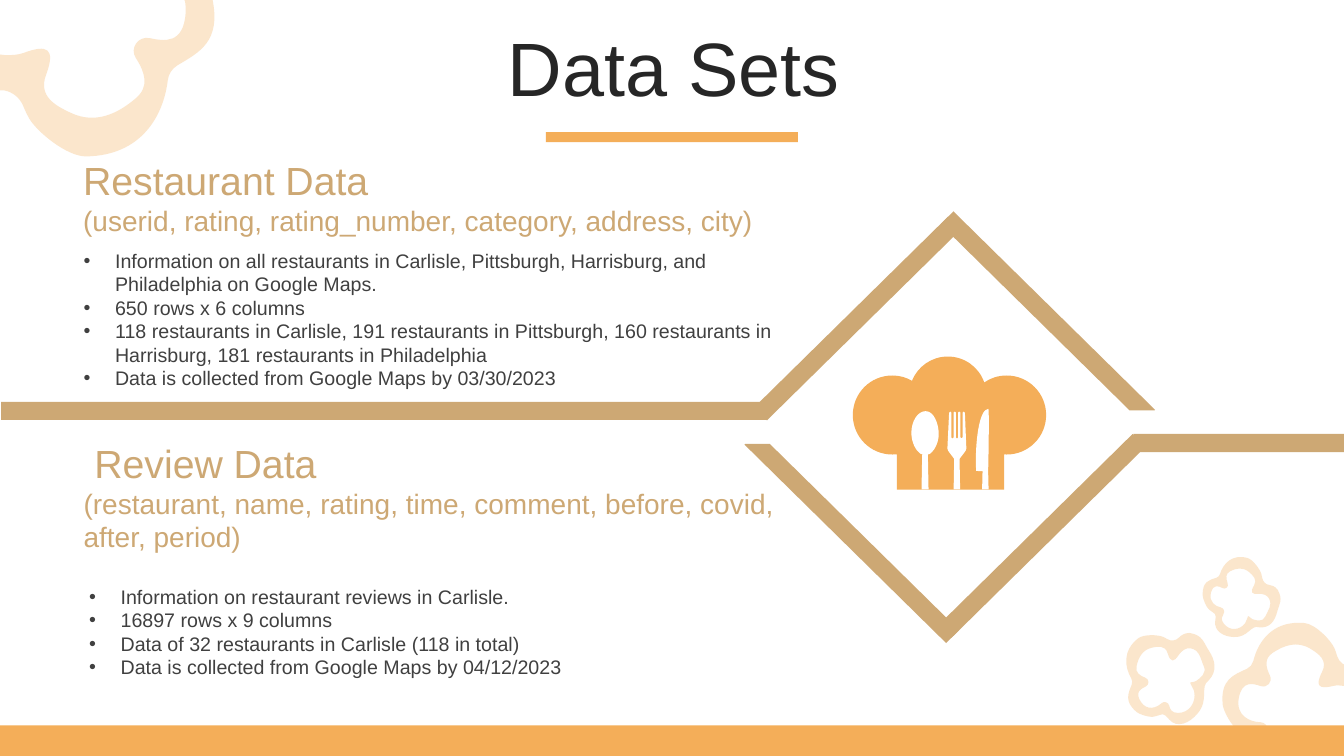
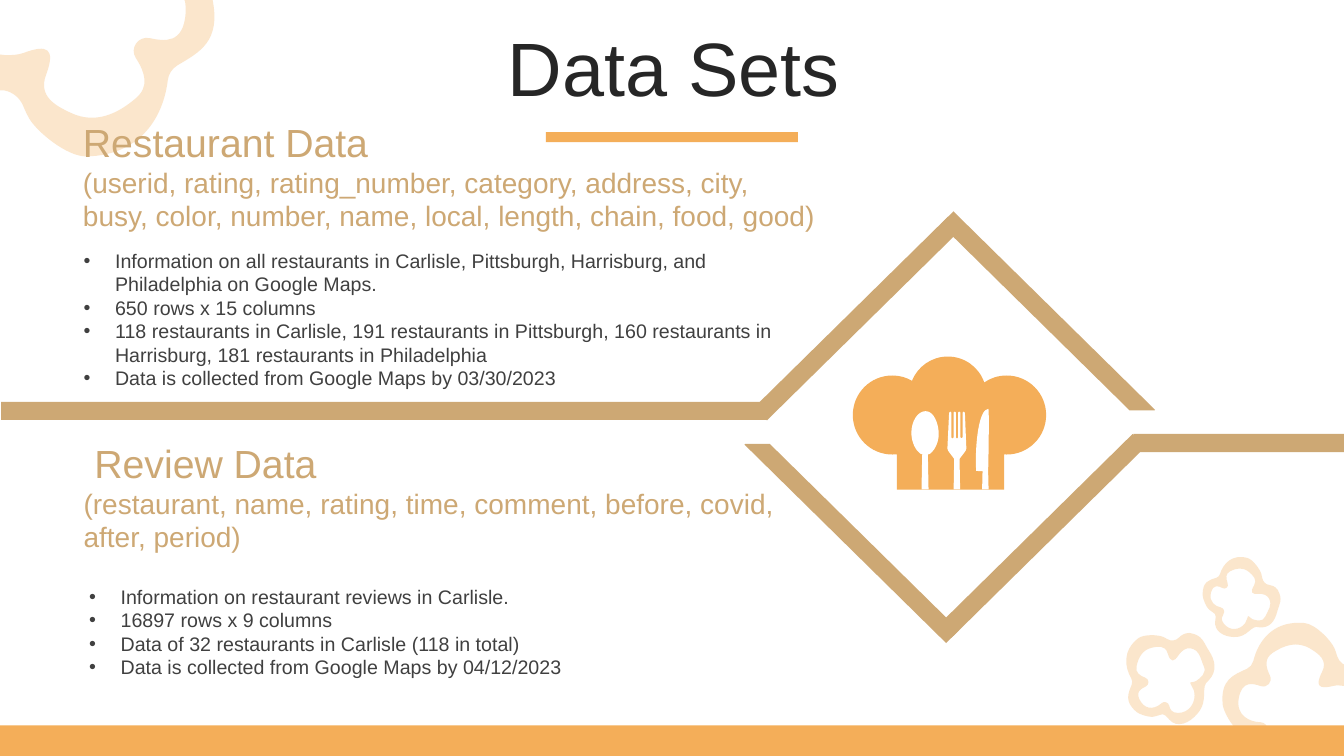
Before and after one commit to ernbilen/Data400_Spring23, a slide deck: slide 3 of Zimeng/Data400 ZimengLiu.pptx. Drawn at 1344x756 pixels with LibreOffice and Linux fonts; fonts in the diff are those of the drawing. Boxes give left, top, right and bottom in pixels: in the first picture for what was removed or moved away, otherwise in the second. Text is boxed around its words. In the diff, an @@ line names an element or a change of style, - is before the commit and + after.

```diff
--- a/Zimeng/Data400 ZimengLiu.pptx
+++ b/Zimeng/Data400 ZimengLiu.pptx
@@ text "Restaurant Data": place and size @@
-text "Restaurant Data" at bbox=[83, 168, 752, 236]
+text "Restaurant Data" at bbox=[83, 126, 815, 231]
@@ text at bbox=[83, 172, 815, 231]: text changed @@
-(userid, rating, rating_number, category, address, city)
+(userid, rating, rating_number, category, address, city,
+busy, color, number, name, local, length, chain, food, good)
@@ text at bbox=[115, 300, 316, 315]: text changed @@
-• 650 rows x 6 columns
+• 650 rows x 15 columns
```
Also in this commit, not shown: 2 other slides changed, 4 slides added, 1 slide removed.
